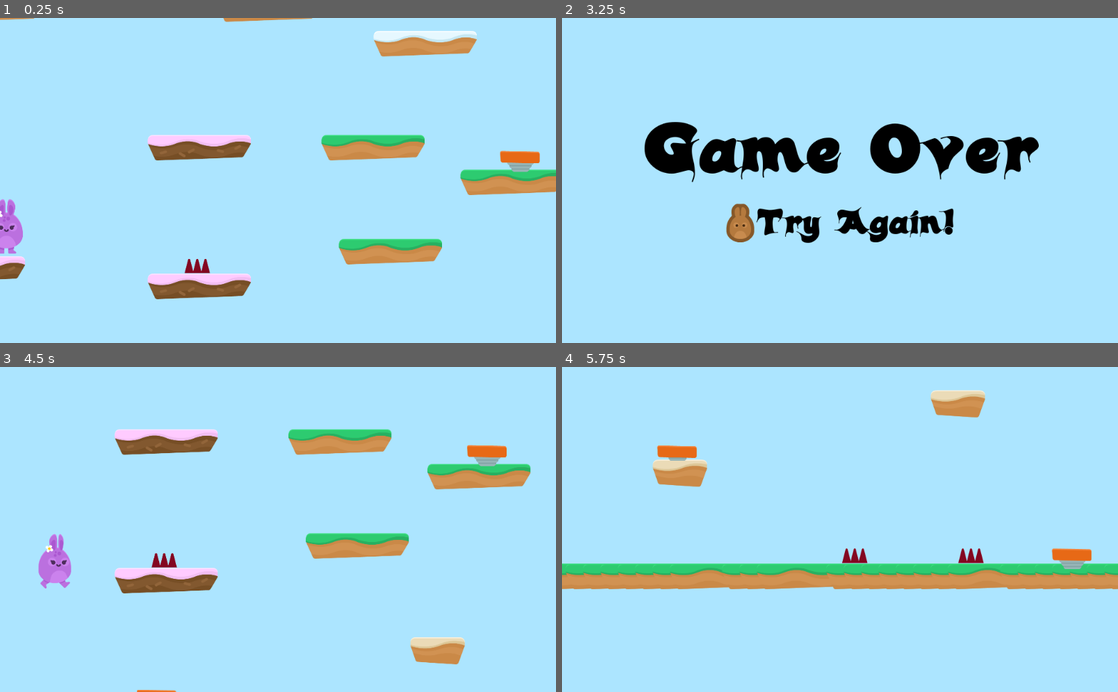
Above: before the commit, frames 1-4 (two rows, left to right).
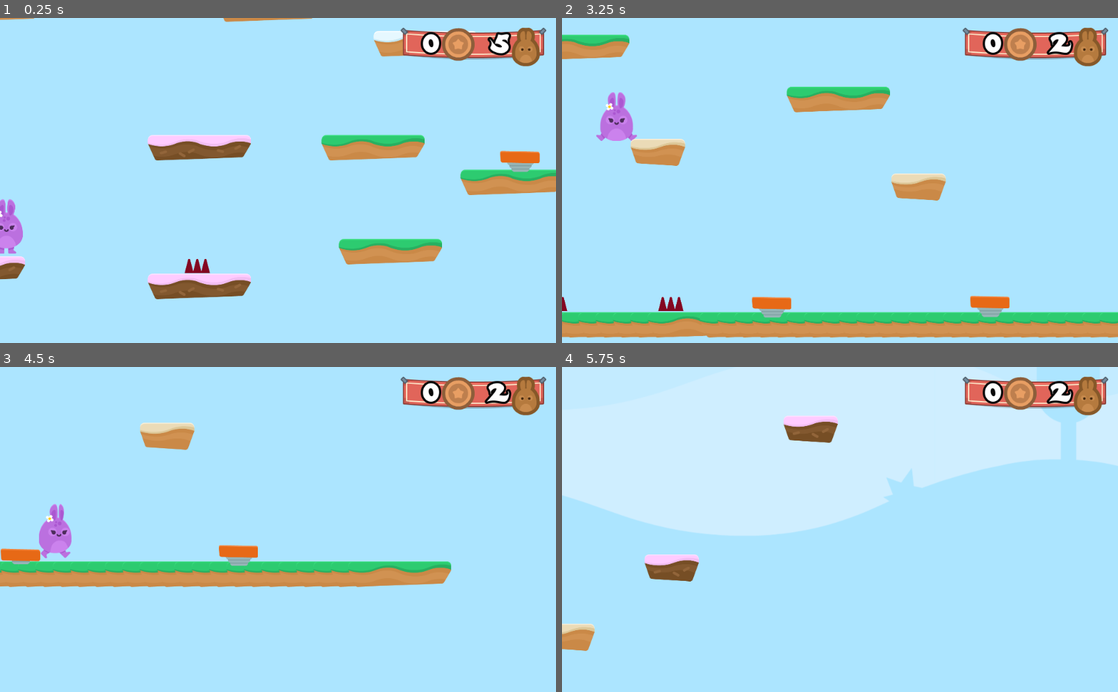
Above: after the commit, the same moments.

Repository: PatrykDagiel/GodotProjects
Game: Godot game, scene res://Levels/Level1.tscn
The game is run twice, just before and just after one commit, with the same random seed, the same clock (stepped at 60 frames per second) and the same inputs.
Inputs (mouse positions are in pixels of both pictures, inside the frame that each line leads up to):
- Up to frame 1 (0.25 s): no input
- Up to frame 2 (3.25 s): hold D (right) 0.53-2.03 s; tap W (jump) at 0.77, 1.52, 3.02 s; hold A (left) 2.03-2.78 s; hold D (right) from 2.78 s (still down)
- Up to frame 3 (4.5 s): release D (right) at 3.5 s; click (177, 575) at 3.52 s; hold D (right) from 4.28 s (still down)
- Up to frame 4 (5.75 s): tap W (jump) at 4.52, 5.27 s; release D (right) at 5.03 s; hold A (left) from 5.03 s (still down)

The runs differ from the first frame. In frame 1, 2.1% of the frame differs, in the area x 72-99%, y 2-15%; in frame 2, 23%; in frame 3, 17%; in frame 4, 46%, in the area x 0-100%, y 0-88%.

Commit message:
First Part HD v6

Diff:
--- /dev/null
+++ b/HoppyDays/GUI/GUI.gd
@@ -0,0 +1,7 @@
+extends CanvasLayer
+
+func _ready():
+	add_to_group("GUI")
+
+func update_lives(lives_left):
+	$Control/TextureRect/HBoxContainer/LifeCount.text = str(lives_left)
--- /dev/null
+++ b/HoppyDays/GUI/GUI.tscn
@@ -0,0 +1,87 @@
+[gd_scene load_steps=7 format=2]
+
+[ext_resource path="res://GFX/HUD/bannerHanging.png" type="Texture" id=1]
+[ext_resource path="res://GFX/HUD/coin_bronze.png" type="Texture" id=2]
+[ext_resource path="res://GFX/HUD/lifes.png" type="Texture" id=3]
+[ext_resource path="res://Fonts/candles_.ttf" type="DynamicFontData" id=4]
+[ext_resource path="res://GUI/GUI.gd" type="Script" id=5]
+
+[sub_resource type="DynamicFont" id=1]
+size = 48
+outline_size = 4
+outline_color = Color( 0.027451, 0.027451, 0.027451, 1 )
+use_filter = true
+font_data = ExtResource( 4 )
+
+[node name="GUI" type="CanvasLayer" groups=[
+"GUI",
+]]
+script = ExtResource( 5 )
+
+[node name="Control" type="Control" parent="."]
+anchor_right = 1.0
+anchor_bottom = 1.0
+margin_top = -0.418121
+margin_bottom = -0.418091
+__meta__ = {
+"_edit_use_anchors_": false
+}
+
+[node name="TextureRect" type="TextureRect" parent="Control"]
+anchor_left = 1.0
+anchor_right = 1.0
+margin_left = -286.0
+margin_top = 18.0
+margin_bottom = 59.0
+texture = ExtResource( 1 )
+__meta__ = {
+"_edit_use_anchors_": false
+}
+
+[node name="HBoxContainer" type="HBoxContainer" parent="Control/TextureRect"]
+anchor_right = 1.0
+anchor_bottom = 1.0
+margin_left = 12.0
+margin_right = -30.0
+margin_bottom = -12.0
+alignment = 1
+__meta__ = {
+"_edit_use_anchors_": false
+}
+
+[node name="CoinCount" type="Label" parent="Control/TextureRect/HBoxContainer"]
+margin_top = 4.0
+margin_right = 60.0
+margin_bottom = 66.0
+size_flags_horizontal = 3
+custom_fonts/font = SubResource( 1 )
+text = "0"
+align = 2
+__meta__ = {
+"_edit_use_anchors_": false
+}
+
+[node name="CoinIcon" type="TextureRect" parent="Control/TextureRect/HBoxContainer"]
+margin_left = 64.0
+margin_right = 124.0
+margin_bottom = 71.0
+texture = ExtResource( 2 )
+
+[node name="LifeCount" type="Label" parent="Control/TextureRect/HBoxContainer"]
+margin_left = 128.0
+margin_top = 4.0
+margin_right = 188.0
+margin_bottom = 66.0
+size_flags_horizontal = 3
+custom_fonts/font = SubResource( 1 )
+text = "0"
+align = 2
+__meta__ = {
+"_edit_use_anchors_": false
+}
+
+[node name="LifeIcon" type="TextureRect" parent="Control/TextureRect/HBoxContainer"]
+margin_left = 192.0
+margin_right = 244.0
+margin_bottom = 71.0
+texture = ExtResource( 3 )
--- a/HoppyDays/Hazards/Hazards.gd
+++ b/HoppyDays/Hazards/Hazards.gd
@@ -1,4 +1,5 @@
 extends Area2D
 
 func _on_SpikeTop_body_entered(body):
-	body.hurt()
+	get_tree().call_group("Gamestate", "hurt")
+	get_tree().call_group("GUI", "hurt")
--- /dev/null
+++ b/HoppyDays/Levels/GameState.gd
@@ -0,0 +1,23 @@
+extends Node2D
+
+var lives = 5
+
+func _ready():
+	add_to_group("Gamestate")
+	update_GUI()
+
+func hurt():
+	lives -= 1
+	$Player.hurt()
+	update_GUI()
+	if lives < 0:
+		end_game()
+
+func get_lives():
+	return lives
+
+func update_GUI():
+	get_tree().call_group("GUI", "update_lives", lives)
+
+func end_game():
+	get_tree().change_scene("res://Levels/EndGame.tscn")
--- a/HoppyDays/Levels/Level1.tscn
+++ b/HoppyDays/Levels/Level1.tscn
@@ -1,12 +1,15 @@
-[gd_scene load_steps=6 format=2]
+[gd_scene load_steps=8 format=2]
 
 [ext_resource path="res://Player/Player.tscn" type="PackedScene" id=1]
 [ext_resource path="res://Levels/Tileset.tres" type="TileSet" id=2]
 [ext_resource path="res://Hazards/SpikeTop.tscn" type="PackedScene" id=3]
 [ext_resource path="res://SFX/Chiptune_Adventures_1.ogg" type="AudioStream" id=4]
 [ext_resource path="res://JumpPad.tscn" type="PackedScene" id=5]
+[ext_resource path="res://Levels/GameState.gd" type="Script" id=6]
+[ext_resource path="res://GUI/GUI.tscn" type="PackedScene" id=7]
 
 [node name="Level1" type="Node2D"]
+script = ExtResource( 6 )
 
 [node name="Player" parent="." instance=ExtResource( 1 )]
 collision_mask = 6
@@ -46,3 +49,7 @@
 stream = ExtResource( 4 )
 volume_db = -3.0
 autoplay = true
+
+[node name="GUI" parent="." instance=ExtResource( 7 )]
+
+[editable path="Player"]
--- a/HoppyDays/Player/Player.gd
+++ b/HoppyDays/Player/Player.gd
@@ -8,8 +8,6 @@
 const JUMP_SPEED = 4000
 const WORLD_LIMIT = 4000
 const BOOST_MULTIPLAYER = 2
-
-var lifes = 3
 
 signal animate
 
@@ -22,7 +20,7 @@
 
 func apply_gravity():
 	if (position.y > WORLD_LIMIT):
-		end_game()
+		get_tree().call_group("Gamestate", "end_game")
 	if is_on_floor():
 		motion.y = 0
 	elif is_on_ceiling():
@@ -45,17 +43,13 @@
 func animate():
 	emit_signal("animate", motion)
 
-func end_game():
-	get_tree().change_scene("res://Levels/EndGame.tscn")
-
 func hurt():
 	position.y -= 1
 	yield(get_tree(), "idle_frame")
 	motion.y -= JUMP_SPEED
-	lifes -= 1
 	$PainSFX.play()
-	if (lifes == 0):
-		end_game()
+#	if (lifes == 0):
+#		end_game()
 
 func boost():
 	position.y -= 1
